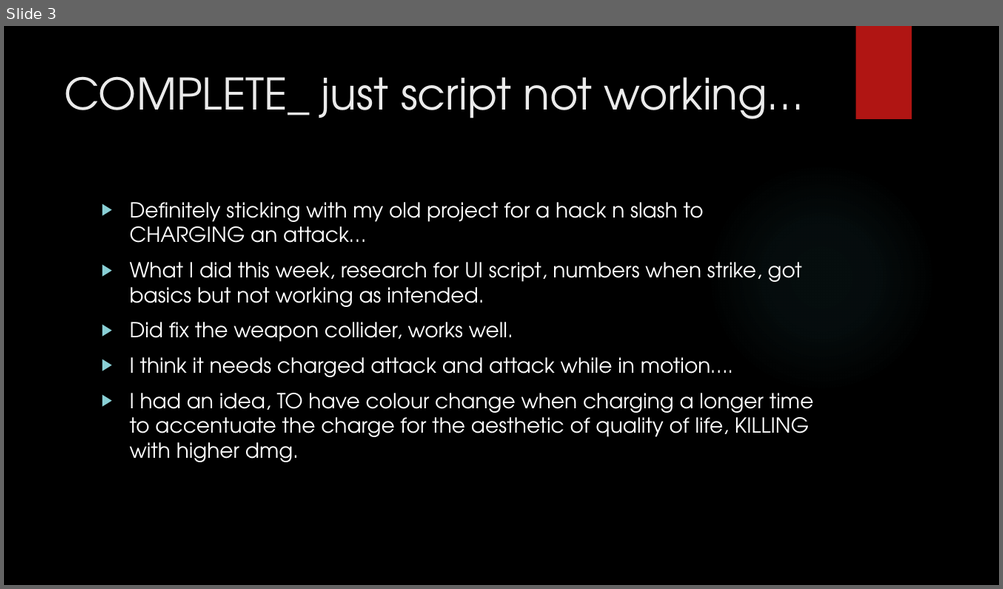
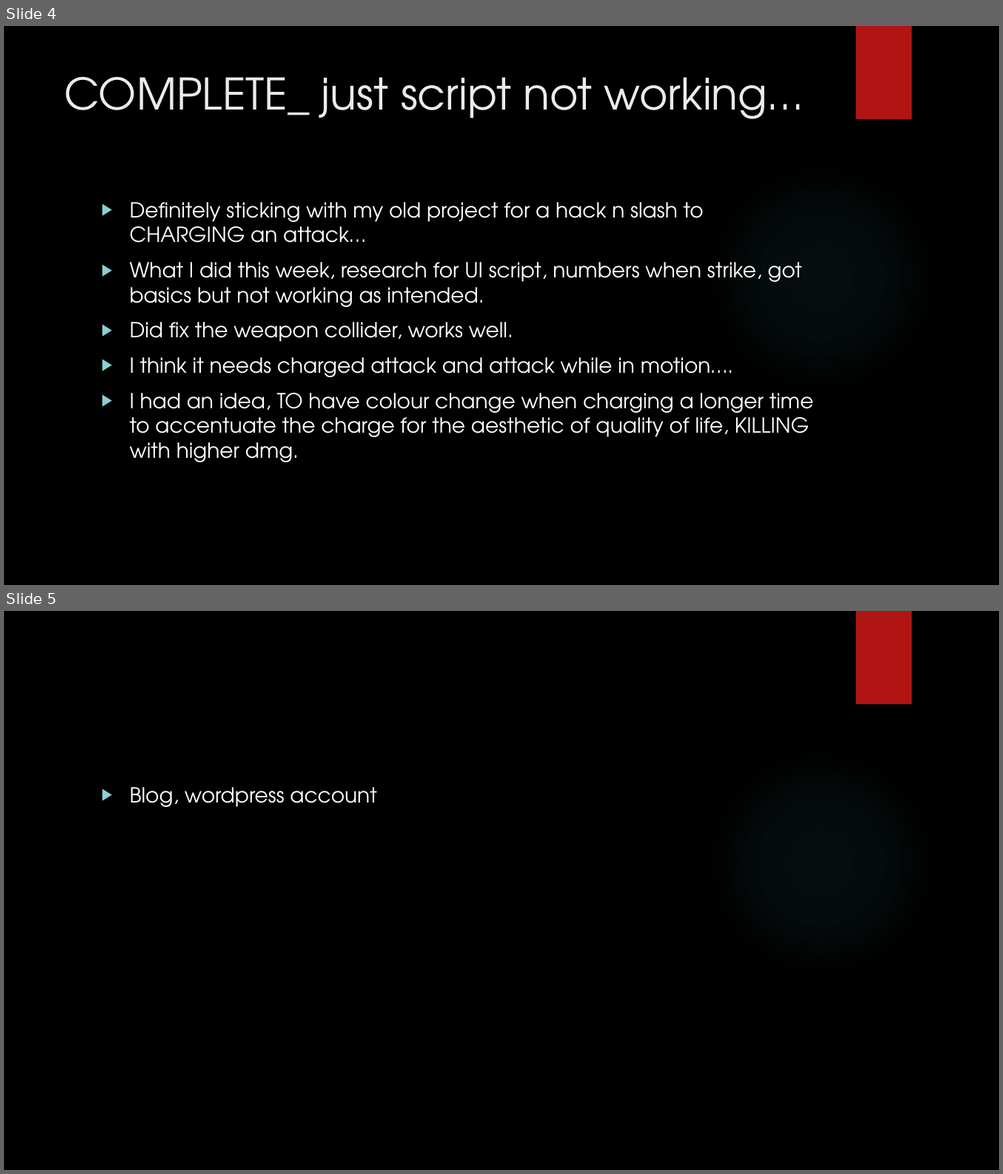
Before and after one commit to Faeblaze/Charged-attack-prototype, a slide deck: by next week.pptx. Shown one above the other, each under a label of ours: slide 3 before the commit, slides 4 and 5 after it. The pictures are 1003x589 and 1003x1174 pixels, drawn with LibreOffice and Linux fonts; fonts in the diff are those of the drawing; background and template pictures are left out. Boxes give left, top, right and bottom in pixels: in the first picture for what was removed or moved away, otherwise in the second. Text is boxed around its words. In the diff, an @@ line names an element or a change of style, - is before the commit and + after.

```diff
--- a/by next week.pptx
+++ b/by next week.pptx
@@ slide 5 added at [4, 611, 999, 1170], background picture (left out); not listed: 2 template elements that a slide beside it also shows @@
@@ text added at [130, 787, 376, 807], 20 pt, text #FFFFFF @@
+▶ Blog, wordpress account
@@ what was slide 3 is now slide 4 @@
```
Also in this commit, not shown: 9 other files.
